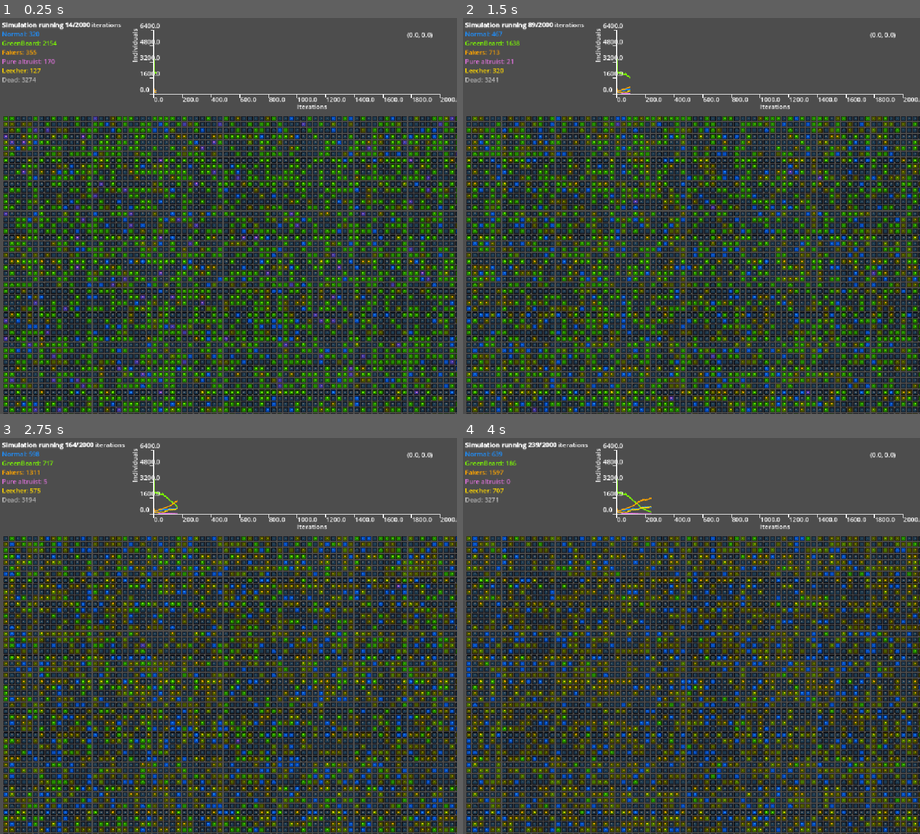
Above: before the commit, frames 1-4 (two rows, left to right).
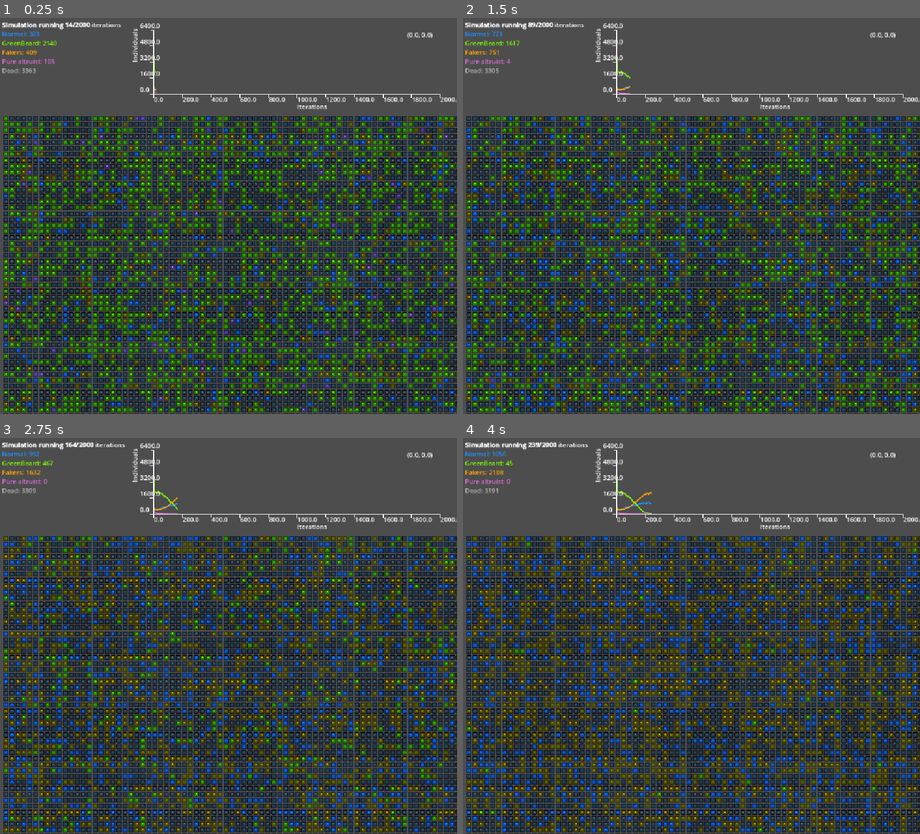
Above: after the commit, the same moments.

Repository: jpvillaseca/ificc-automata
Game: Godot game, scene res://game.tscn
Same seed, same stepped clock (60 frames per second), same inputs: the game is played once before the commit and once after it. The engine's default icon, where the game draws it, is replaced by a stand-in: a white triangle on a blue panel in a dark square.
Inputs (mouse positions are in pixels of both pictures, inside the frame that each line leads up to):
- Up to frame 1 (0.25 s): no input
- Up to frame 2 (1.5 s): move the mouse to (792, 196) at 0.52 s; move the mouse to (600, 235) at 1.27 s
- Up to frame 3 (2.75 s): move the mouse to (274, 548) at 2.02 s
- Up to frame 4 (4 s): move the mouse to (668, 715) at 2.77 s; move the mouse to (828, 695) at 3.52 s

The runs differ from the first frame. In frame 1, 30% of the frame differs, in the area x 0-100%, y 3-100%; in frame 2, 33%; in frame 3, 34%; in frame 4, 33%.

Commit message:
removed leechers

Diff:
--- a/cell.gd
+++ b/cell.gd
@@ -4,7 +4,6 @@
 enum AltruistType {
 	Normal,
 	GreenBeard,
-	Leecher,
 	FakeGreenBeard,
 	PureAltruist,
 	Dead
@@ -30,8 +29,6 @@
 			return Color.DODGER_BLUE
 		AltruistType.GreenBeard:
 			return Color.LAWN_GREEN
-		AltruistType.Leecher:
-			return Color.GOLD
 		AltruistType.FakeGreenBeard:
 			return Color.ORANGE
 		AltruistType.PureAltruist:
--- a/game.gd
+++ b/game.gd
@@ -17,7 +17,6 @@
 var plot_green_beard
 var plot_fake_green_beard
 var plot_pure_altruist
-var plot_leecher
 
 
 func _ready():
@@ -34,7 +33,6 @@
 	plot_green_beard = $Graph2D.add_plot_item("", Cell.cell_type_to_color(Cell.AltruistType.GreenBeard), 1.0)
 	plot_fake_green_beard = $Graph2D.add_plot_item("", Cell.cell_type_to_color(Cell.AltruistType.FakeGreenBeard), 1.0)
 	plot_pure_altruist = $Graph2D.add_plot_item("", Cell.cell_type_to_color(Cell.AltruistType.PureAltruist), 1.0)
-	plot_leecher = $Graph2D.add_plot_item("", Cell.cell_type_to_color(Cell.AltruistType.Leecher), 1.0)
 
 	for column in range(simulation.column_count):
 		simulation.cell_matrix.push_back([])
@@ -79,11 +77,10 @@
 		plot_green_beard.add_point(Vector2(simulation.current_iteration, simulation.amount_green_beard))
 		plot_fake_green_beard.add_point(Vector2(simulation.current_iteration, simulation.amount_fake_green_beard))
 		plot_pure_altruist.add_point(Vector2(simulation.current_iteration, simulation.amount_pure_altruist))
-		plot_leecher.add_point(Vector2(simulation.current_iteration, simulation.amount_leecher))
 
 
-	label_text += "\n[color=dodgerblue]Normal: %d[/color]\n[color=lawngreen]GreenBeard: %d[/color]\n[color=orange]Fakers: %d[/color]\n[color=ORCHID]Pure altruist: %d[/color]\n[color=gold]Leecher: %d[/color]\n[color=gray]Dead: %d[/color]" % [
-		simulation.amount_normal, simulation.amount_green_beard, simulation.amount_fake_green_beard, simulation.amount_pure_altruist, simulation.amount_leecher, simulation.amount_dead]
+	label_text += "\n[color=dodgerblue]Normal: %d[/color]\n[color=lawngreen]GreenBeard: %d[/color]\n[color=orange]Fakers: %d[/color]\n[color=ORCHID]Pure altruist: %d[/color]\n[color=gray]Dead: %d[/color]" % [
+		simulation.amount_normal, simulation.amount_green_beard, simulation.amount_fake_green_beard, simulation.amount_pure_altruist, simulation.amount_dead]
 	$InfoLabel.text = label_text
 
 	_is_waiting = false
--- a/game.tscn
+++ b/game.tscn
@@ -12,7 +12,6 @@
 chance_normal = 0.3
 chance_green_beard = 0.4
 chance_fake_green_beard = 0.05
-chance_leecher = 0.0
 chance_pure_altruist = 0.3
 chance_predator_eats = 0.1
 chance_altruistic_gets_eaten = 0.15
--- a/simulation.gd
+++ b/simulation.gd
@@ -7,7 +7,6 @@
 @export var chance_normal: float = 0.5 # chance a cell is a normal cell
 @export var chance_green_beard: float = 0.5 # chance a cell is a green beard
 @export var chance_fake_green_beard: float = 0.0 # chance a cell is a fake green beard
-@export var chance_leecher: float = 0.0 # chance a cell is a leecher
 @export var chance_pure_altruist: float = 0.5 # chance a cell is a pure altruist
 @export var chance_predator_eats: float = 0.1 # chance that a cell is eaten by a predator
 @export var chance_altruistic_gets_eaten: float = 0.3 # chance that an altruistic cell gets eaten when saving another
@@ -34,22 +33,20 @@
 func get_cell_type_by_chance() -> int:
 	var roll = rng.randf()
 	# normalize chances since they might not add up to 1
-	var total = chance_normal + chance_green_beard + chance_fake_green_beard + chance_leecher + chance_pure_altruist
+	var total = chance_normal + chance_green_beard + chance_fake_green_beard + chance_pure_altruist
 	var normalized_normal = chance_normal / total
 	var normalized_green_beard = chance_green_beard / total
 	var normalized_fake_green_beard = chance_fake_green_beard / total
-	var normalized_leecher = chance_leecher / total
 	var normalized_pure_altruist = chance_pure_altruist / total
 	if roll < normalized_normal:
 		return Cell.AltruistType.Normal
 	elif roll < normalized_normal + normalized_green_beard:
 		return Cell.AltruistType.GreenBeard
-	elif roll < normalized_normal + normalized_green_beard + normalized_leecher:
-		return Cell.AltruistType.Leecher
-	elif roll < normalized_normal + normalized_green_beard + normalized_leecher + normalized_pure_altruist:
+	elif roll < normalized_normal + normalized_green_beard + normalized_fake_green_beard:
+		return Cell.AltruistType.FakeGreenBeard
+	elif roll < normalized_normal + normalized_green_beard + normalized_fake_green_beard + normalized_pure_altruist:
 		return Cell.AltruistType.PureAltruist
-	else:
-		return Cell.AltruistType.FakeGreenBeard
+	return Cell.AltruistType.Normal
 
 func simulation_iteration():
 	previous_cell_states = []
@@ -105,7 +102,6 @@
 
 var amount_normal: int = 0
 var amount_green_beard: int = 0
-var amount_leecher: int = 0
 var amount_fake_green_beard: int = 0
 var amount_pure_altruist: int = 0
 var amount_dead: int = 0
@@ -115,7 +111,6 @@
 	current_iteration += 1
 	amount_normal = 0
 	amount_green_beard = 0
-	amount_leecher = 0
 	amount_fake_green_beard = 0
 	amount_pure_altruist = 0
 	amount_dead = 0
@@ -127,8 +122,6 @@
 					amount_normal += 1
 				Cell.AltruistType.GreenBeard:
 					amount_green_beard += 1
-				Cell.AltruistType.Leecher:
-					amount_leecher += 1
 				Cell.AltruistType.FakeGreenBeard:
 					amount_fake_green_beard += 1
 				Cell.AltruistType.PureAltruist:
@@ -137,16 +130,14 @@
 					amount_dead += 1
 
 	# update chances based on current stats
-	var total_alive = amount_normal + amount_green_beard + amount_leecher + amount_fake_green_beard + amount_pure_altruist
+	var total_alive = amount_normal + amount_green_beard + amount_fake_green_beard + amount_pure_altruist
 	if total_alive == 0:
 		chance_normal = 0.0
 		chance_green_beard = 0.0
-		chance_leecher = 0.0
 		chance_fake_green_beard = 0.0
 		chance_pure_altruist = 0.0
 	else:
 		chance_normal = float(amount_normal) / total_alive
 		chance_green_beard = float(amount_green_beard) / total_alive
-		chance_leecher = float(amount_leecher) / total_alive
 		chance_fake_green_beard = float(amount_fake_green_beard) / total_alive
 		chance_pure_altruist = float(amount_pure_altruist) / total_alive
--- a/simulation_presets.gd
+++ b/simulation_presets.gd
@@ -20,7 +20,6 @@
 			sim.chance_normal = 0.3
 			sim.chance_green_beard = 0.4
 			sim.chance_fake_green_beard = 0.05
-			sim.chance_leecher = 0.0
 			sim.chance_pure_altruist = 0.3
 			sim.chance_predator_eats = 0.1
 			sim.chance_altruistic_gets_eaten = 0.15
@@ -35,7 +34,6 @@
 			sim.chance_normal = 0.1
 			sim.chance_green_beard = 0.7
 			sim.chance_fake_green_beard = 0.1
-			sim.chance_leecher = 0.05
 			sim.chance_pure_altruist = 0.05
 			sim.chance_predator_eats = 0.15
 			sim.chance_altruistic_gets_eaten = 0.1
@@ -50,7 +48,6 @@
 			sim.chance_normal = 0.5
 			sim.chance_green_beard = 0.0
 			sim.chance_fake_green_beard = 0.0
-			sim.chance_leecher = 0.0
 			sim.chance_pure_altruist = 0.5
 			sim.chance_predator_eats = 0.2
 			sim.chance_altruistic_gets_eaten = 0.2
@@ -65,7 +62,6 @@
 			sim.chance_normal = 0.3
 			sim.chance_green_beard = 0.3
 			sim.chance_fake_green_beard = 0.1
-			sim.chance_leecher = 0.1
 			sim.chance_pure_altruist = 0.2
 			sim.chance_predator_eats = 0.3
 			sim.chance_altruistic_gets_eaten = 0.3
@@ -80,7 +76,6 @@
 			sim.chance_normal = 0.25
 			sim.chance_green_beard = 0.25
 			sim.chance_fake_green_beard = 0.15
-			sim.chance_leecher = 0.1
 			sim.chance_pure_altruist = 0.25
 			sim.chance_predator_eats = 0.25
 			sim.chance_altruistic_gets_eaten = 0.2
